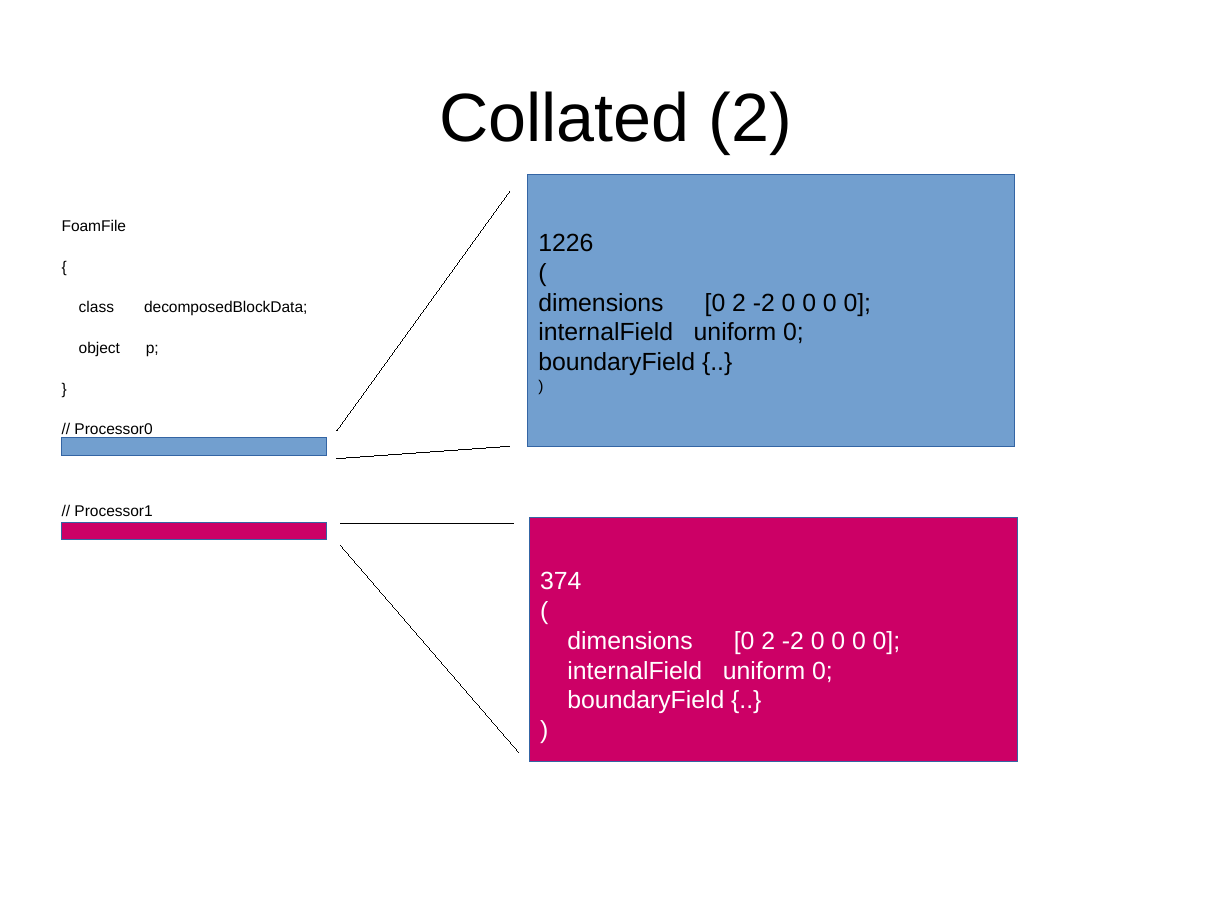
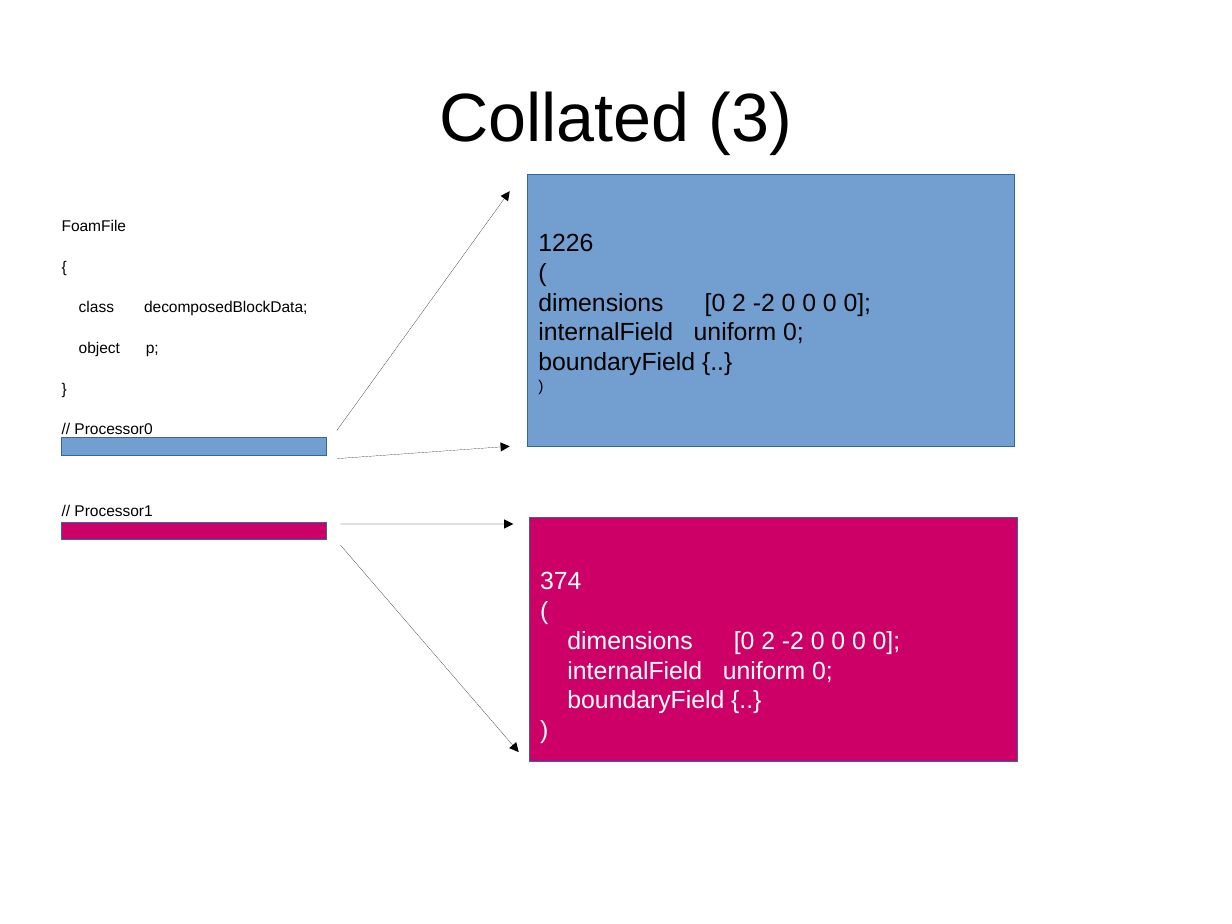
Before and after one commit to mattijsjanssens/mattijs-extensions, a slide deck: slide 14 of doc/Notes/GlobalFile_UGM2017/presentation.odp (slide 12 before the commit). Drawn at 1232x924 pixels with LibreOffice and Linux fonts; fonts in the diff are those of the drawing. Boxes give left, top, right and bottom in pixels: in the first picture for what was removed or moved away, otherwise in the second. Text is boxed around its words. In the diff, an @@ line names an element or a change of style, - is before the commit and + after.

```diff
--- a/doc/Notes/GlobalFile_UGM2017/presentation.odp
+++ b/doc/Notes/GlobalFile_UGM2017/presentation.odp
@@ title at <box>439,91,792,153</box>: text changed @@
-Collated (2)
+Collated (3)
@@ line (337, 430) - (510, 191): line to arrow @@
@@ line (337, 458) - (510, 446): line to arrow @@
@@ line (341, 524) - (513, 524): line to arrow @@
@@ line (341, 546) - (519, 752): line to arrow @@
```
Also in this commit, not shown: 2 other slides changed, 2 slides added, 1 other file.
